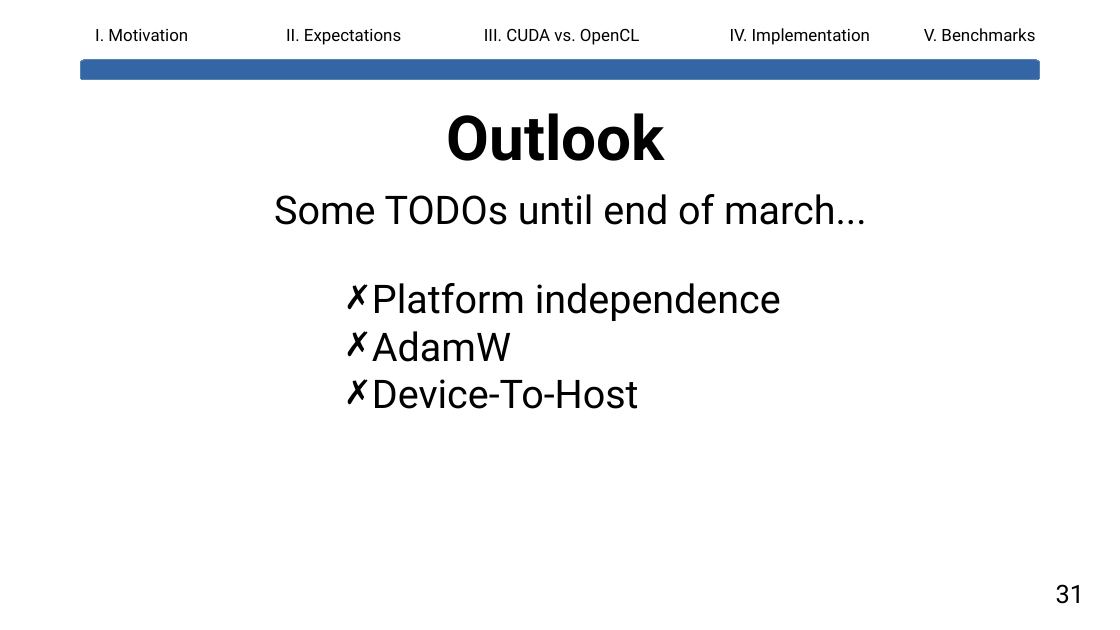
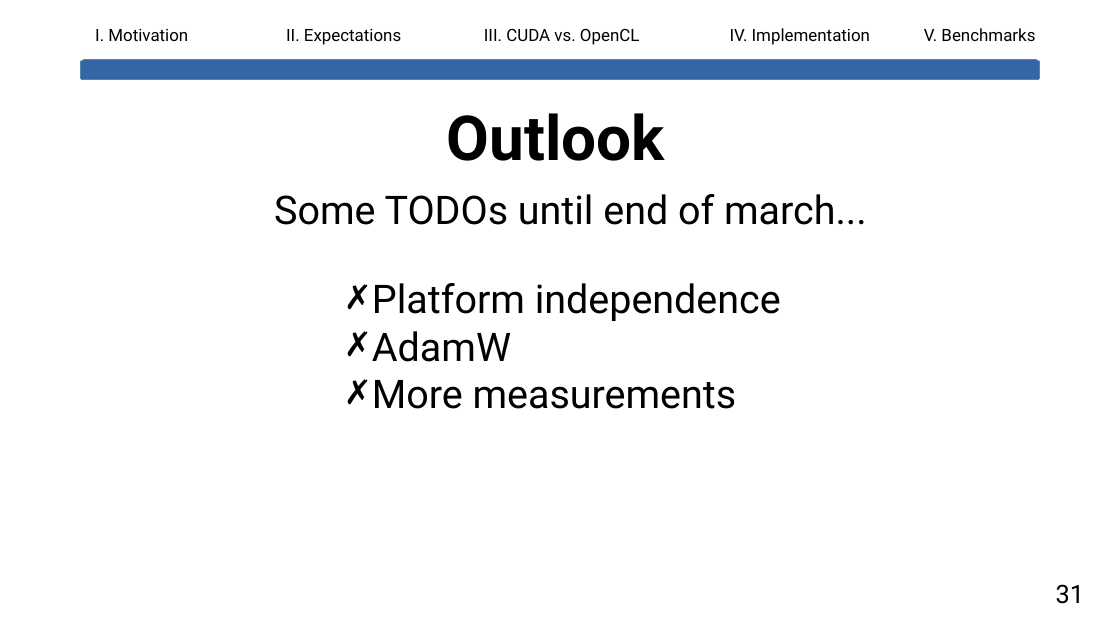
Before and after one commit to lhahner/opti-perf, a slide deck: slide 37 of docs/presentation/final-presentation.odp (slide 34 before the commit). Drawn at 1120x630 pixels with LibreOffice and Linux fonts; fonts in the diff are those of the drawing. Boxes give left, top, right and bottom in pixels: in the first picture for what was removed or moved away, otherwise in the second. Text is boxed around its words. In the diff, an @@ line names an element or a change of style, - is before the commit and + after.

```diff
--- a/docs/presentation/final-presentation.odp
+++ b/docs/presentation/final-presentation.odp
@@ text at (372, 380, 737, 409): text changed @@
-✗ Device-To-Host
+✗ More measurements
```
Also in this commit, not shown: 4 other slides changed, 3 slides added, 3 other files.
